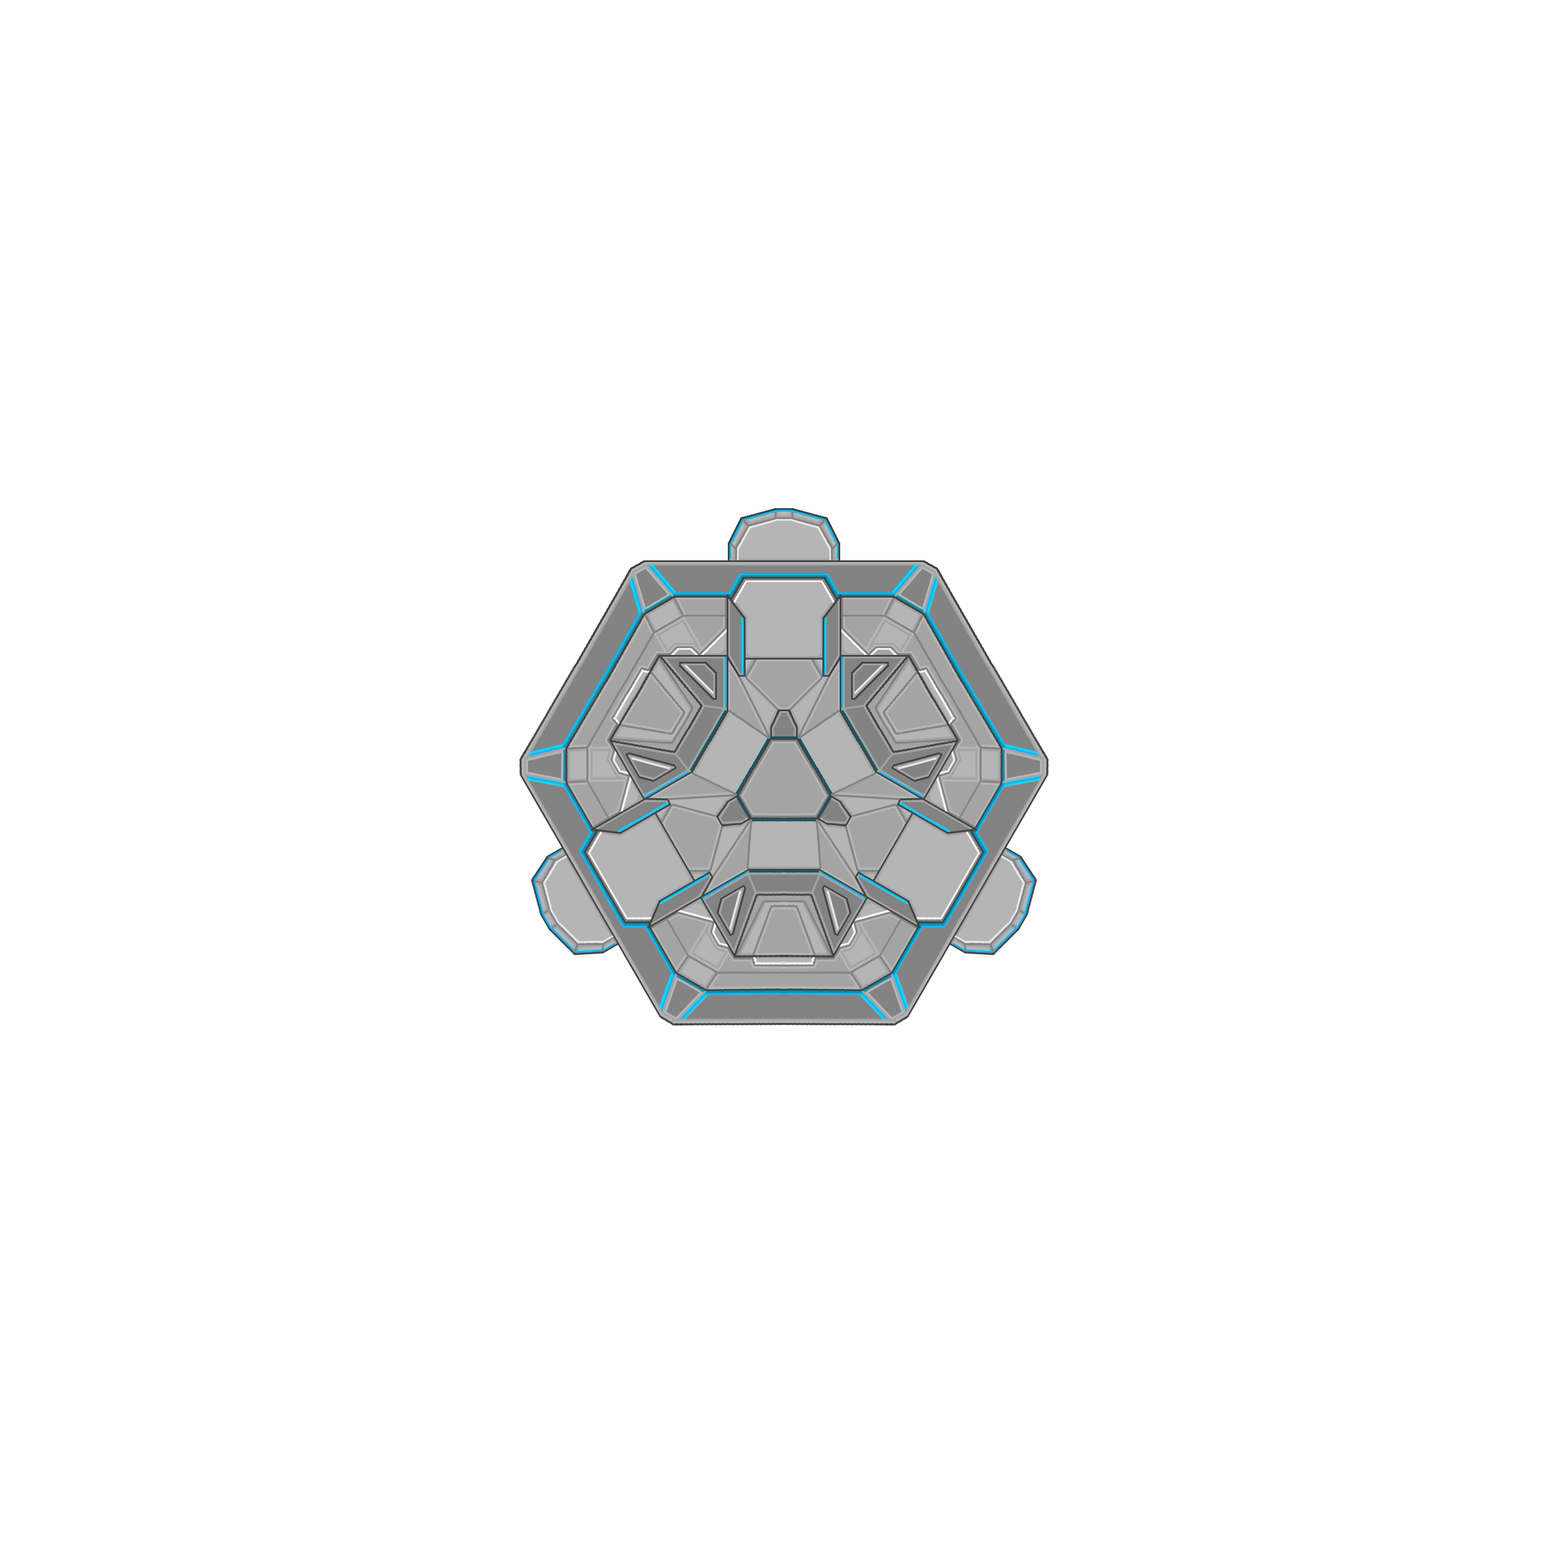
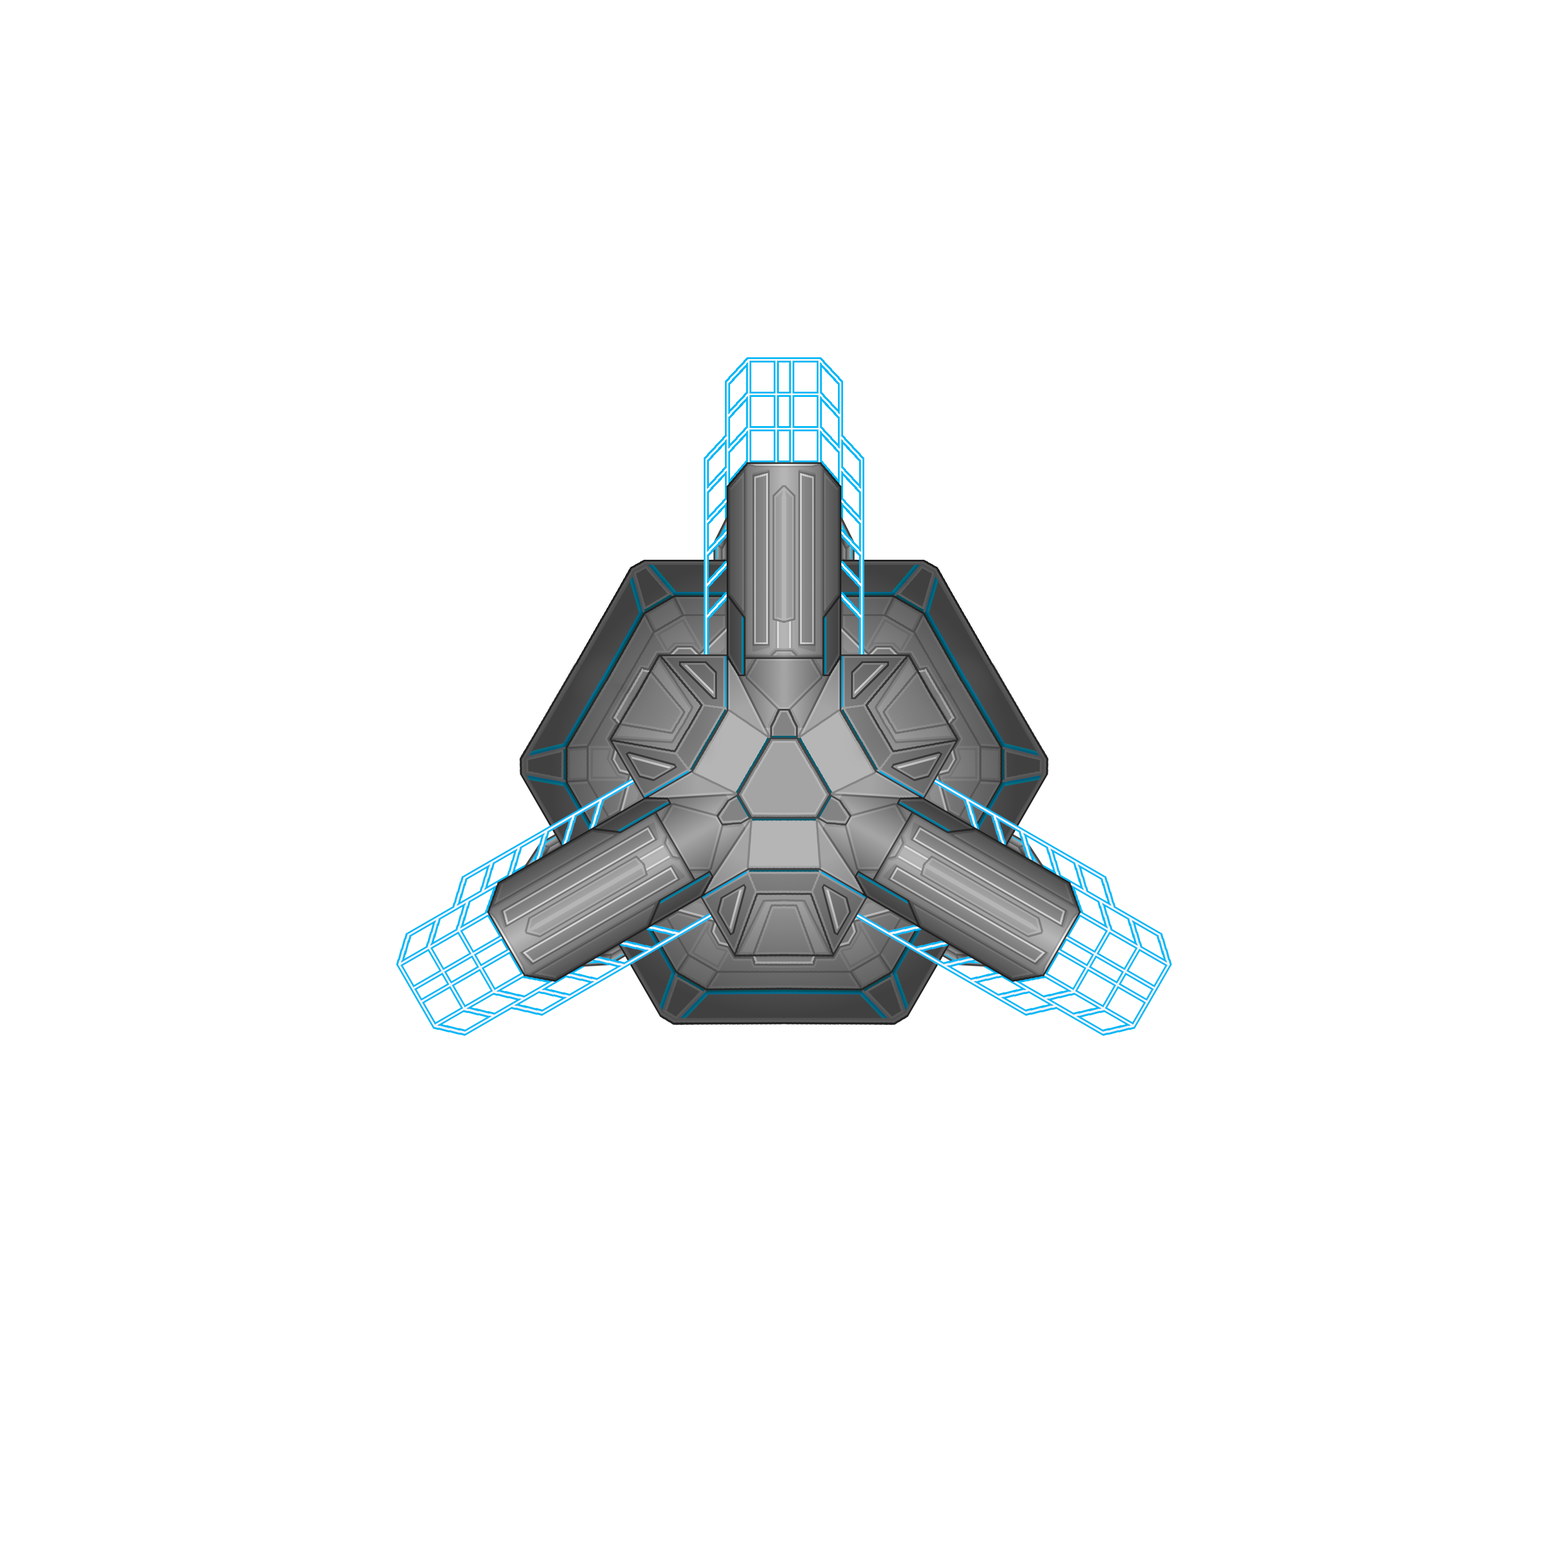
The second 1568×1568 image is a revision of the first. Changes to its layers:
added layer "Shading" above "MinningStation1" over [486, 462, 1082, 1026]
hid "MinningStation1" over [519, 508, 1049, 1027]
showed "Station1" over [395, 357, 1173, 1037]